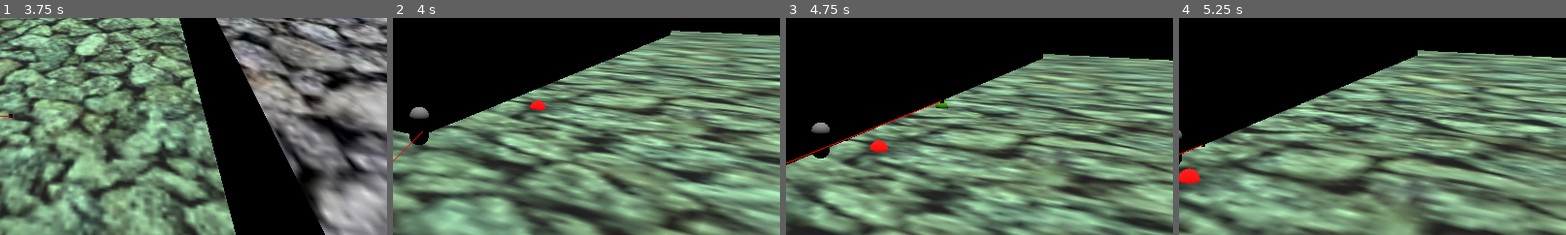
Above: before the commit, frames 1-4 (left to right).
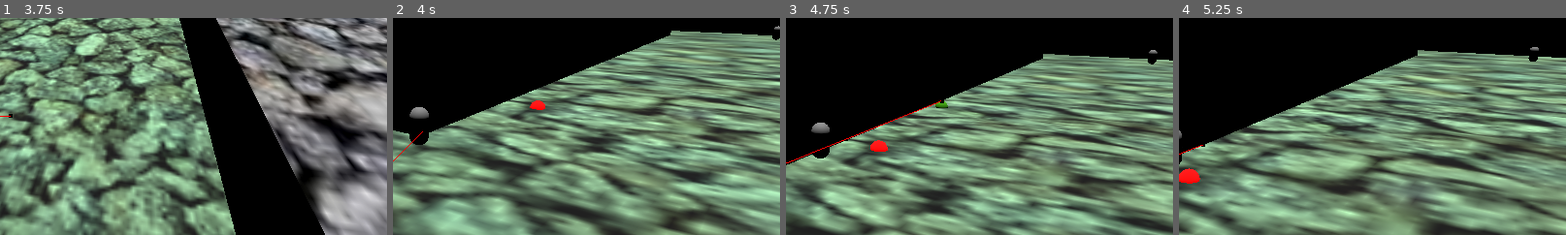
Above: after the commit, the same moments.

Repository: OLIWAPUNK/WSKAZEM
Game: Godot game, scene res://Scenes/World.tscn
Same seed, same stepped clock (60 frames per second), same inputs: the game is played once before the commit and once after it.
Inputs (mouse positions are % of the whole screen's width and height, from its top left):
- Up to frame 1 (3.75 s): move the mouse to (45, 70) at 0.52 s; click (45, 70) at 0.6 s; move the mouse to (80, 65) at 1.27 s; click (80, 65) at 1.35 s; move the mouse to (20, 35) at 2.02 s; click (20, 35) at 2.1 s; move the mouse to (55, 50) at 2.77 s; click (55, 50) at 2.85 s; move the mouse to (35, 25) at 3.52 s; click (35, 25) at 3.6 s
- Up to frame 2 (4 s): no input
- Up to frame 3 (4.75 s): move the mouse to (72, 45) at 4.27 s; click (72, 45) at 4.35 s
- Up to frame 4 (5.25 s): move the mouse to (30, 55) at 5.02 s; click (30, 55) at 5.1 s
The pictures show only the part of the screen within x 50-100%, y 29-78%; the shares and areas given below are measured in that part.

Frame 1 is identical in both runs. In frame 2, less than 0.1% of the frame differs, in the area x 97-100%, y 3-11%; in frame 3, less than 0.1%; in frame 4, less than 0.1%, in the area x 90-93%, y 13-21%.

Commit message:
Navigation to NPC in selected place

Diff:
--- a/Scenes/World.tscn
+++ b/Scenes/World.tscn
@@ -184,10 +184,13 @@
 
 [node name="NPC_Test" type="Area3D" parent="NpcTree" unique_id=1974575869]
 transform = Transform3D(1, 0, 0, 0, 1, 0, 0, 0, 1, -73.5106, 1.1063532, -11.551149)
-visible = false
-
-[node name="Clickable" type="Node" parent="NpcTree/NPC_Test" unique_id=1048121532]
+
+[node name="Clickable" type="Node" parent="NpcTree/NPC_Test" unique_id=1048121532 node_paths=PackedStringArray("standing_point")]
 script = ExtResource("8_q2d71")
+standing_point = NodePath("StandingPoint")
+
+[node name="StandingPoint" type="Node3D" parent="NpcTree/NPC_Test/Clickable" unique_id=1894026325]
+transform = Transform3D(1, 0, 0, 0, 1, 0, 0, 0, 1, -70.7426, 1.1063532, -8.292527)
 
 [node name="MeshInstance3D" type="MeshInstance3D" parent="NpcTree/NPC_Test" unique_id=1052673341]
 mesh = SubResource("CapsuleMesh_q2d71")
--- a/Scripts/NavigationManager.gd
+++ b/Scripts/NavigationManager.gd
@@ -1,8 +1,10 @@
 class_name NavigationManager
 extends Node
 
-@onready var navigation_agent : NavigationAgent3D = $'../PlayerBody/NavigationAgent3D'
+@onready var navigation_agent: NavigationAgent3D = $'../PlayerBody/NavigationAgent3D'
 @onready var movement_indicator: MeshInstance3D = $'../MovementIndicator'
+
+var rayLength: float = 100.0
 
 
 
@@ -16,23 +18,34 @@
 
 	#print("Navigation Finished")
 	movement_indicator.visible = false
+
 	%PlayerNode/PlayerBody.velocity = Vector3.ZERO
+	navigation_agent.target_desired_distance = %PointerManager.desired_distance
 
 
 func navigate() -> void:
 
 	var camera = get_viewport().get_camera_3d()
 	var mousePos = get_viewport().get_mouse_position()
-	var rayLength = 100.0
+
 	var from = camera.project_ray_origin(mousePos)
 	var to = from + camera.project_ray_normal(mousePos) * rayLength
+
 	var rayQuery = PhysicsRayQueryParameters3D.new()
 	rayQuery.from = from
 	rayQuery.to = to
+
 	var space = %PlayerNode/PlayerBody.get_world_3d().direct_space_state
 	var intersection = space.intersect_ray(rayQuery)
+
 	if intersection.is_empty():
 		return
-	navigation_agent.target_position = intersection.position
+
+	go_to_point(intersection.position)
+
+
+func go_to_point(target: Vector3) -> void:
+
+	navigation_agent.target_position = target
 	movement_indicator.global_position = navigation_agent.target_position
 	movement_indicator.visible = true
--- a/Scripts/PointerManager.gd
+++ b/Scripts/PointerManager.gd
@@ -2,6 +2,9 @@
 
 @onready var navigation_manager : NavigationManager = %PlayerNode/NavigationManager
 var hovered_object : Clickable
+
+var desired_distance: float = 0.1
+var desired_interspace: float = 3
 
 
 
@@ -10,11 +13,20 @@
 	if Input.is_action_just_pressed("mouse_interact"):
 
 		if hovered_object:
-			print(hovered_object)
+			object_clicked(hovered_object)
 		else:
 			navigation_manager.navigate()
 
 		get_viewport().set_input_as_handled()
+
+
+func object_clicked(object: Clickable):
+
+	if object.standing_point:
+		navigation_manager.go_to_point(object.standing_point.global_position)
+	else:
+		navigation_manager.navigation_agent.target_desired_distance = desired_interspace
+		navigation_manager.go_to_point(object.parent.global_position)
 
 
 func on_hover(node: Clickable) -> void:
--- a/Scripts/Traits/Clickable.gd
+++ b/Scripts/Traits/Clickable.gd
@@ -1,11 +1,10 @@
 class_name Clickable
 extends Node
 
-# signal object_clicked(camera: Node, event: InputEvent, event_position: Vector3, normal: Vector3, shape_idx: int)
+@onready var parent: Area3D = $".."
+var mesh: MeshInstance3D
 
-@onready var parent : Area3D = $".."
-
-var mesh : MeshInstance3D
+@export var standing_point: Node3D
 
 
 
